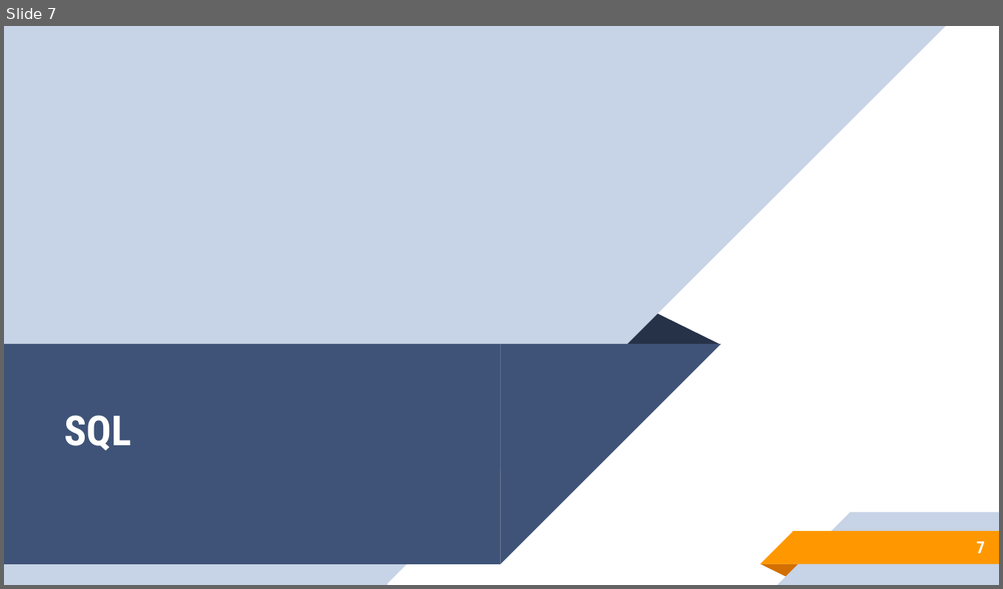
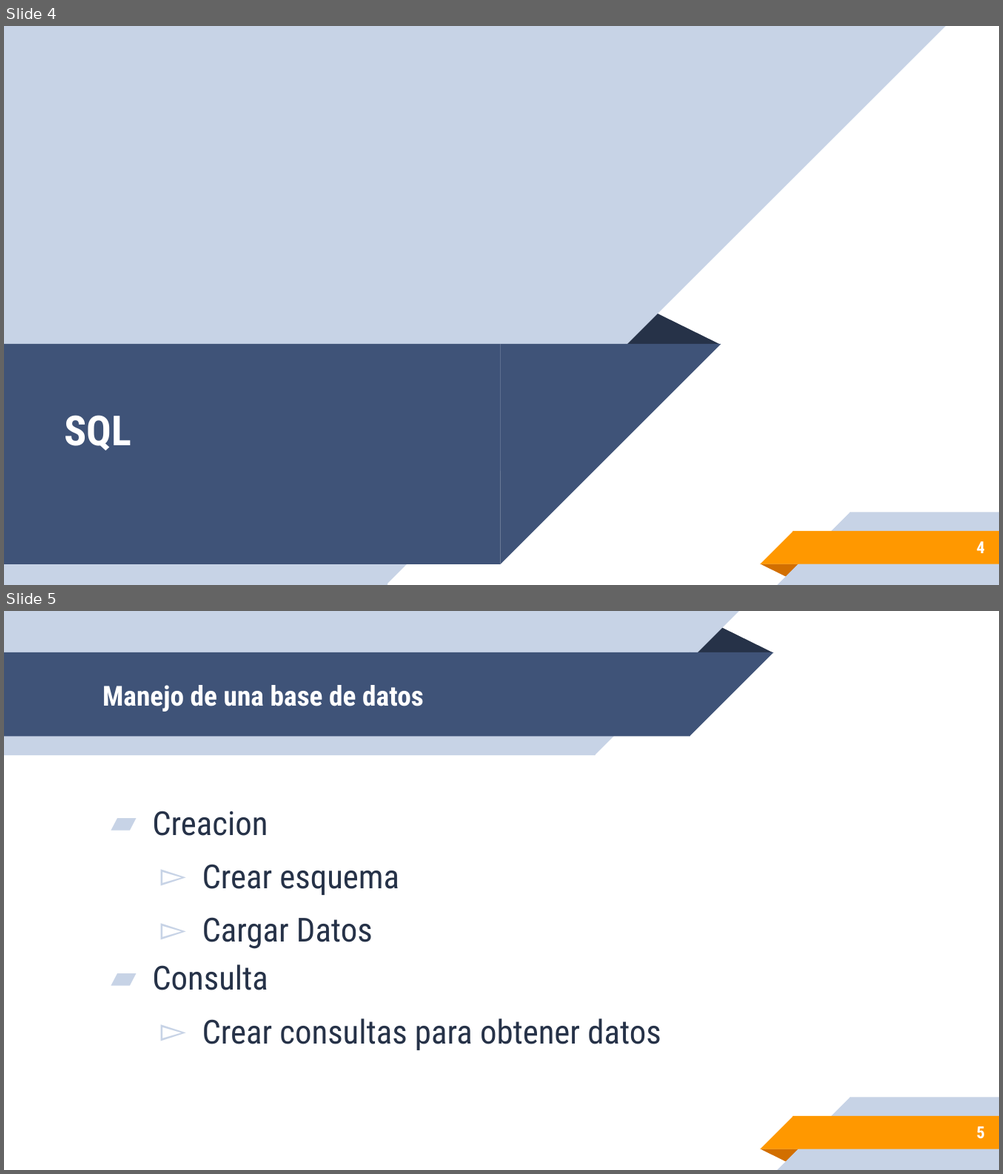
Before and after one commit to leonpalafox/dbclase_2021, a slide deck: Slides/Clase_10_2020.pptx. Shown one above the other, each under a label of ours: slide 7 before the commit, slides 4 and 5 after it. The pictures are 1003x589 and 1003x1174 pixels, drawn with LibreOffice and Linux fonts; fonts in the diff are those of the drawing; background and template pictures are left out. Boxes give left, top, right and bottom in pixels: in the first picture for what was removed or moved away, otherwise in the second. Text is boxed around its words. In the diff, an @@ line names an element or a change of style, - is before the commit and + after.

```diff
--- a/Slides/Clase_10_2020.pptx
+++ b/Slides/Clase_10_2020.pptx
@@ slide 5 added at [4,611,999,1170], background #FFFFFF; not listed: 5 template elements that a slide beside it also shows @@
@@ group added at [4,611,773,755]: 2 rectangles, 2 right triangles, 1 triangle @@
@@ title added at [102,685,424,712], 20 pt, text #FFFFFF, bold @@
+Manejo de una base de datos
@@ text added at [152,811,660,1051], 24 pt, text #263248 @@
+▰ Creacion
+  ▻ Crear esquema
+  ▻ Cargar Datos
+▰ Consulta
+  ▻ Crear consultas para obtener datos
@@ page number added at [976,1127,984,1139], 12 pt, text #FFFFFF, bold @@
+5
@@ what was slide 7 is now slide 4 @@
@@ page number at [976,542,984,554]: text changed @@
-7
+4
```
Also in this commit, not shown: 3 other slides added, 1 slide removed, 8 other files.
